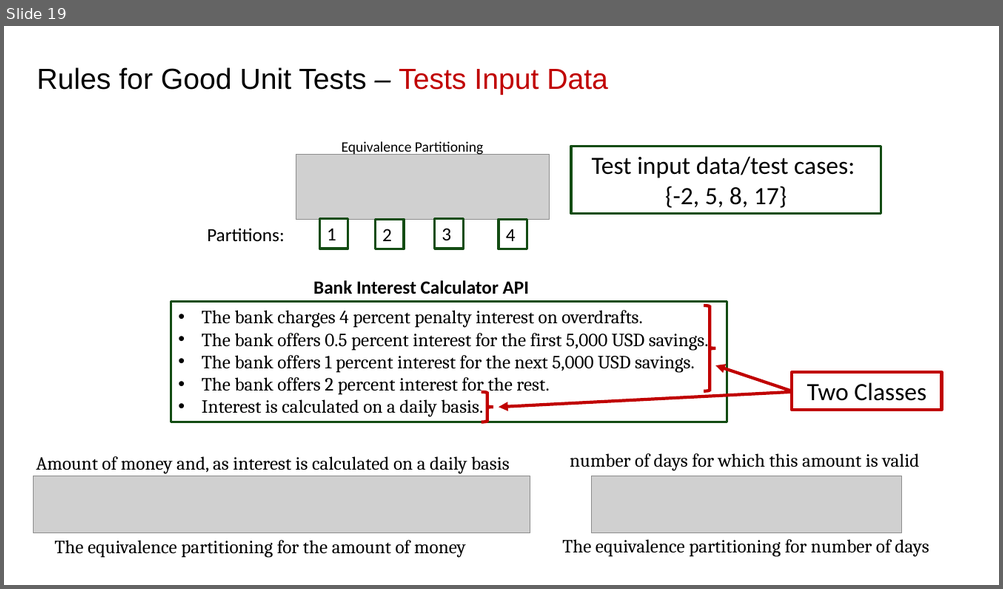
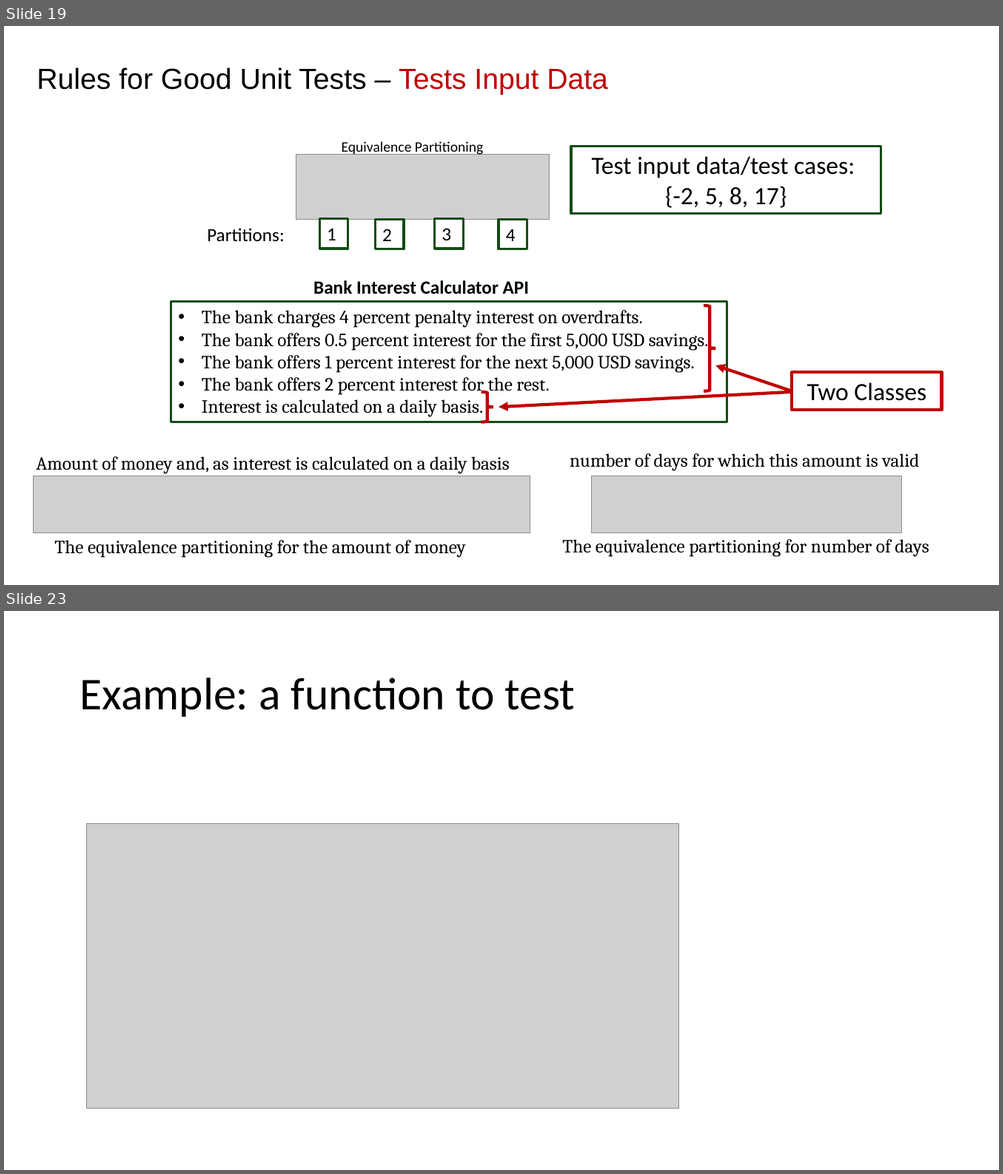
Before and after one commit to johnxu21/johnxu21.github.io, a slide deck: teaching/CS472-Spring2023/Timetable/Software_Testing.pptx. Shown one above the other, each under a label of ours: slide 19 before the commit, slides 19 and 23 after it; the slides between them are not shown. The pictures are 1003x589 and 1003x1174 pixels, drawn with LibreOffice and Linux fonts; fonts in the diff are those of the drawing; grey boxes stand for pictures. Boxes give left, top, right and bottom in pixels: in the first picture for what was removed or moved away, otherwise in the second. Text is boxed around its words. In the diff, an @@ line names an element or a change of style, - is before the commit and + after.

```diff
--- a/teaching/CS472-Spring2023/Timetable/Software_Testing.pptx
+++ b/teaching/CS472-Spring2023/Timetable/Software_Testing.pptx
@@ slide 23 added at [4, 611, 999, 1170], background #FFFFFF @@
@@ title added at [79, 678, 575, 717], 44 pt, text #000000 @@
+Example: a function to test
@@ picture added at [86, 824, 678, 1110] @@
```
Also in this commit, not shown: 4 slides changed, 12 other slides added, 1 slide removed, 3 other files.
